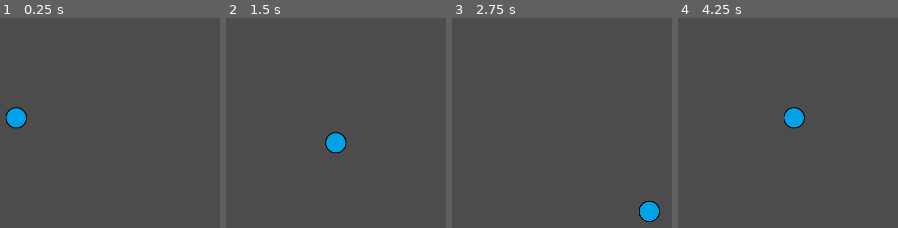
Above: before the commit, frames 1-4 (left to right).
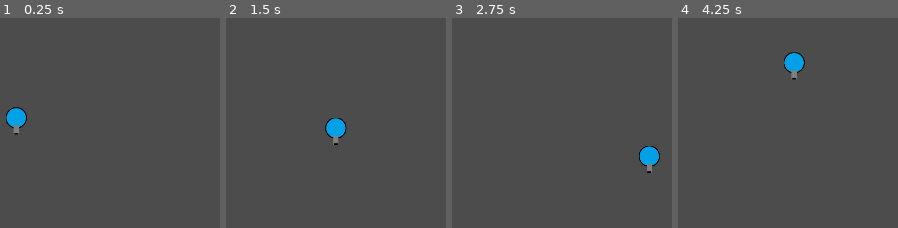
Above: after the commit, the same moments.

Repository: Jey-but-on-github/TP-2-jeux-2D
Game: Godot game, scene res://Scene/Main.tscn
Same seed, same stepped clock (60 frames per second), same inputs: the game is played once before the commit and once after it.
Inputs:
- Up to frame 1 (0.25 s): no input
- Up to frame 2 (1.5 s): tap Enter at 0.5 s; hold D (right) 0.53-1.28 s; hold F (fire, bound only after the commit) 0.53-1.28 s; hold S (down) from 1.28 s (still down); tap F (fire, bound only after the commit) at 1.35 s
- Up to frame 3 (2.75 s): release S (down) at 2.03 s; hold D (right) from 2.03 s (still down); hold F (fire, bound only after the commit) from 2.03 s (still down)
- Up to frame 4 (4.25 s): release D (right) at 2.78 s; release F (fire, bound only after the commit) at 2.78 s; hold W (up) 2.78-3.53 s; tap F (fire, bound only after the commit) at 2.85 s; hold A (left) from 3.53 s (still down); hold F (fire, bound only after the commit) from 3.53 s (still down)

The runs differ from the first frame. In frame 1, 0.1% of the frame differs, in the area x 5-9%, y 50-56%; in frame 2, 1.4%; in frame 3, 1.6%; in frame 4, 1.7%, in the area x 48-58%, y 16-53%.

Commit message:
Gun that doesn't work, bullets that doesn't work and a bunch of sprites

Diff:
--- a/Scene/Main.tscn
+++ b/Scene/Main.tscn
@@ -1,6 +1,6 @@
 [gd_scene load_steps=2 format=2]
 
-[ext_resource path="res://Scene/Player.tscn" type="PackedScene" id=1]
+[ext_resource path="res://Scene/Player/Player.tscn" type="PackedScene" id=1]
 
 [node name="Main" type="Node"]
 
--- /dev/null
+++ b/Scene/Player/Bullet.tscn
@@ -0,0 +1,17 @@
+[gd_scene load_steps=4 format=2]
+
+[ext_resource path="res://Ressource/Weapons/Bullet.png" type="Texture" id=1]
+[ext_resource path="res://Script/Bullet.gd" type="Script" id=2]
+
+[sub_resource type="RectangleShape2D" id=1]
+extents = Vector2( 3.5404, 3.45323 )
+
+[node name="Bullet" type="KinematicBody2D"]
+script = ExtResource( 2 )
+
+[node name="CollisionShape2D" type="CollisionShape2D" parent="."]
+shape = SubResource( 1 )
+
+[node name="Sprite" type="Sprite" parent="."]
+scale = Vector2( 3, 3 )
+texture = ExtResource( 1 )
--- /dev/null
+++ b/Scene/Player/Gun.tscn
@@ -0,0 +1,23 @@
+[gd_scene load_steps=4 format=2]
+
+[ext_resource path="res://Ressource/Weapons/gun.png" type="Texture" id=1]
+[ext_resource path="res://Script/Gun.gd" type="Script" id=2]
+
+[sub_resource type="RectangleShape2D" id=1]
+extents = Vector2( 13.2883, 13.8696 )
+
+[node name="Gun" type="KinematicBody2D"]
+script = ExtResource( 2 )
+
+[node name="Sprite" type="Sprite" parent="."]
+texture = ExtResource( 1 )
+
+[node name="Position" type="Position2D" parent="."]
+position = Vector2( 0, 16 )
+
+[node name="CollisionShape2D" type="CollisionShape2D" parent="."]
+position = Vector2( 0.42688, 4.69559 )
+shape = SubResource( 1 )
+
+[node name="GunCooldown" type="Timer" parent="."]
+wait_time = 3.0
--- a/Scene/Player.tscn
+++ b/Scene/Player/Player.tscn
@@ -1,7 +1,8 @@
-[gd_scene load_steps=4 format=2]
+[gd_scene load_steps=5 format=2]
 
 [ext_resource path="res://Ressource/Characters/survivor.png" type="Texture" id=1]
 [ext_resource path="res://Script/Player.gd" type="Script" id=2]
+[ext_resource path="res://Scene/Player/Gun.tscn" type="PackedScene" id=3]
 
 [sub_resource type="CircleShape2D" id=1]
 radius = 52.6387
@@ -16,3 +17,7 @@
 [node name="Collision" type="CollisionShape2D" parent="."]
 scale = Vector2( 0.5, 0.5 )
 shape = SubResource( 1 )
+
+[node name="Gun" parent="." instance=ExtResource( 3 )]
+position = Vector2( -0.473267, 32.9668 )
+scale = Vector2( 0.5, 0.5 )
--- /dev/null
+++ b/Script/Bullet.gd
@@ -0,0 +1,20 @@
+extends KinematicBody2D
+
+export var speed = 500
+var velocity = Vector2()
+
+func start(dir, pos):
+	rotation = dir
+	position = pos
+	velocity = Vector2(speed, 0).rotated(rotation)
+
+func _physics_process(delta):
+	var collision = move_and_collide(velocity * delta)
+	if(collision):
+		if(collision.collider.has_method("hit")):
+			print("Object hit!")
+			collision.collider.hit()
+		queue_free()
+
+func _on_VisibilityNotifier2D_screen_exited():
+	queue_free() #delete stuff
--- /dev/null
+++ b/Script/Gun.gd
@@ -0,0 +1,13 @@
+extends Node2D
+
+var bullet = preload("res://Scene/Player/Bullet.tscn")
+
+func get_input():
+	if Input.is_action_pressed("fire"):
+		print("bang")
+		shoot()
+
+func shoot():
+	var b = bullet.instance()
+	b.start(rotation, $Position.global_position)
+	get_parent().add_child(b)
--- a/Script/Player.gd
+++ b/Script/Player.gd
@@ -4,6 +4,7 @@
 var velocity = Vector2();
 
 func get_input():
+	#movement input#
 	velocity = Vector2()
 	if Input.is_action_pressed("up"):
 		velocity.y -= 1
@@ -15,6 +16,6 @@
 		velocity.x += 1
 	velocity = velocity.normalized() * speed
 
-func _physics_process(delta):
+func _physics_process(_delta):
 	get_input()
 	velocity = move_and_slide(velocity)
--- a/project.godot
+++ b/project.godot
@@ -18,7 +18,6 @@
 
 window/size/width=1920
 window/size/height=1080
-window/size/fullscreen=true
 
 [input]
 
@@ -42,6 +41,11 @@
 "events": [ Object(InputEventKey,"resource_local_to_scene":false,"resource_name":"","device":0,"alt":false,"shift":false,"control":false,"meta":false,"command":false,"pressed":false,"scancode":68,"unicode":0,"echo":false,"script":null)
  ]
 }
+fire={
+"deadzone": 0.5,
+"events": [ Object(InputEventKey,"resource_local_to_scene":false,"resource_name":"","device":0,"alt":false,"shift":false,"control":false,"meta":false,"command":false,"pressed":false,"scancode":70,"unicode":0,"echo":false,"script":null)
+ ]
+}
 
 [physics]
 
Binary file added: Ressource/Weapons/Bullet.png
Not shown, added: Ressource/Weapons/Bullet.png.import
Binary file added: Ressource/Weapons/flashlight.png
Not shown, added: Ressource/Weapons/flashlight.png.import
Binary file added: Ressource/Weapons/gun.png
Not shown, added: Ressource/Weapons/gun.png.import
